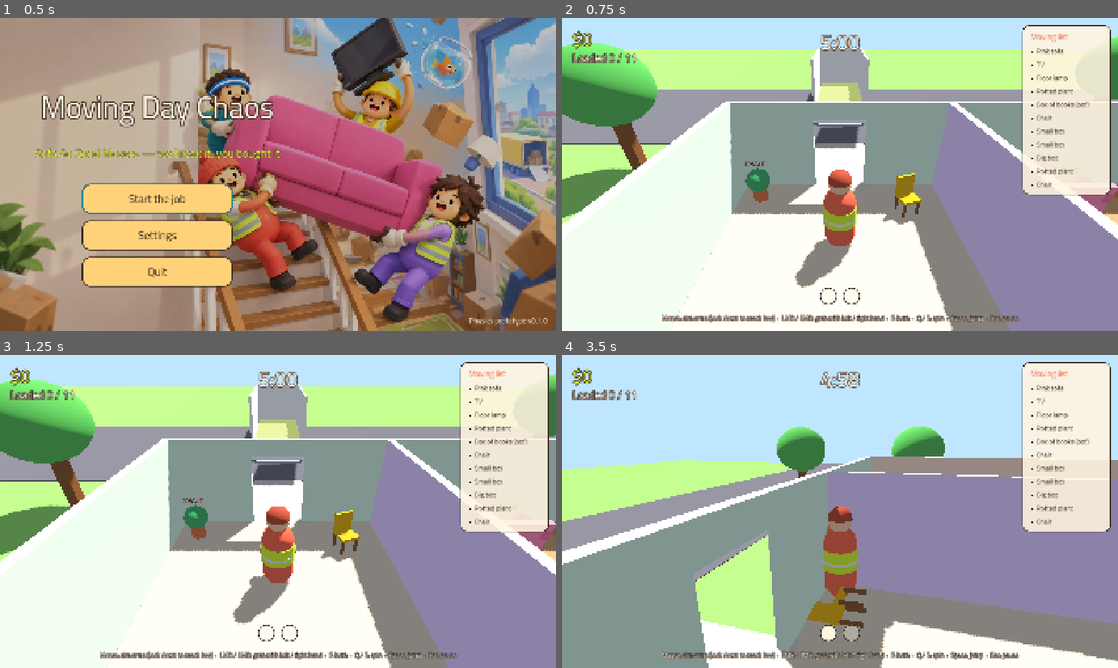
Above: before the commit, frames 1-4 (two rows, left to right).
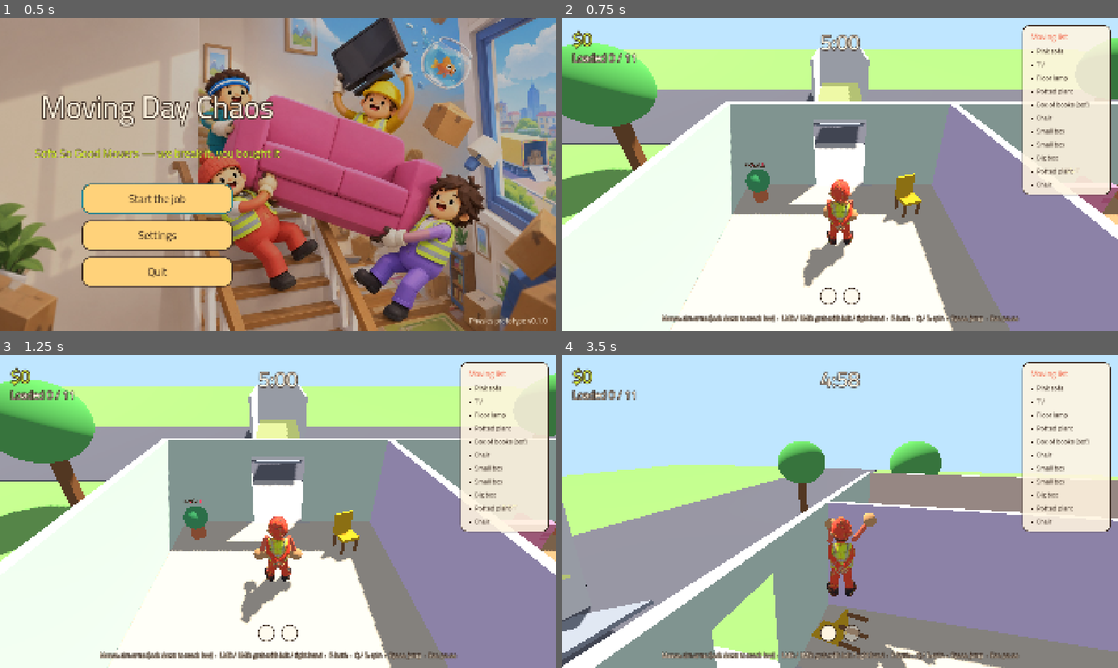
Above: after the commit, the same moments.

Repository: karmontal/moving-day-chaos
Game: Godot game, scene res://scenes/main_menu.tscn
Same seed, same stepped clock (60 frames per second), same inputs: the game is played once before the commit and once after it.
Inputs (mouse positions are in pixels of both pictures, inside the frame that each line leads up to):
- Up to frame 1 (0.5 s): no input
- Up to frame 2 (0.75 s): click "Start the job" at 0.5 s
- Up to frame 3 (1.25 s): no input
- Up to frame 4 (3.5 s): move the mouse to (867, 511) at 1.27 s; hold Space (jump) 1.28-2.03 s; hold W (move_up) from 1.28 s (still down); click (867, 511) at 1.42 s; move the mouse to (812, 511) at 2.02 s; tap F (grab_both) at 2.1 s; tap Space (jump) at 2.27, 2.3, 2.57, 3.05 s; move the mouse to (851, 505) at 2.77 s; press the mouse at (851, 505) at 2.78 s

Frame 1 is identical in both runs. In frame 2, 2.1% of the frame differs, in the area x 0-100%, y 5-100%; in frame 3, 1.6%; in frame 4, 29%, in the area x 0-100%, y 22-100%.

Commit message:
Silly movers: procedural wobble animation and 3D character models
- MoverVisual: springy lean and wobble, waddle with bounce, squash & stretch on
  jump/landing, bobblehead and googly pupils (primitive look), stepping feet,
  dizzy stars; springs sub-stepped so slow frames cannot blow them up
- Mover: walk cycle drives noodle-arm swing, arms flail up in the air, a hard
  shove or long fall makes the mover dizzy (drops items, little control)
- Gibberish voice SFX: hup (jump), oof (stumble), boing (landing)
- Four Higgsfield character models (image -> Meshy 3D, 8k tris) for the crew,
  armless by design so the physics arms attach at the shoulders;
  tools/shrink_glb.py cuts their textures to 1024 px
- Crew screenshot mode, stumble tests (180 checks)

Co-Authored-By: Claude Opus 5.5 <noreply@anthropic.com>
Claude-Session: https://claude.ai/code/session_01KwmgFTzCrhvW5Am5kgNPrt

Diff:
--- a/data/game.json
+++ b/data/game.json
@@ -9,7 +9,10 @@
     "air_control": 0.25,
     "jump_speed": 4.6,
     "turn_speed": 10.0,
-    "shoulder_offset": [0.24, 0.42, -0.05]
+    "shoulder_offset": [0.24, 0.42, -0.05],
+    "stumble_speed": 6.5,
+    "stumble_fall_speed": 8.0,
+    "dizzy_time": 1.4
   },
   "hand": {
     "radius": 0.13,
--- a/scripts/autoload/audio_manager.gd
+++ b/scripts/autoload/audio_manager.gd
@@ -4,8 +4,8 @@
 const SFX_DIR := "res://assets/audio/sfx/"
 const POOL_SIZE := 12
 ## Minimum seconds between two plays of the same sound, so physics pile-ups do not turn into noise.
-const MIN_INTERVAL := {"thud": 0.06, "grab": 0.04, "release": 0.04, "crash": 0.1, "tick": 0.5}
-const SOUNDS: Array[String] = ["grab", "release", "thud", "crash", "jump", "delivered", "click", "win", "lose", "tick", "error"]
+const MIN_INTERVAL := {"thud": 0.06, "grab": 0.04, "release": 0.04, "crash": 0.1, "tick": 0.5, "boing": 0.08, "oof": 0.3}
+const SOUNDS: Array[String] = ["grab", "release", "thud", "crash", "jump", "delivered", "click", "win", "lose", "tick", "error", "boing", "oof", "hup"]
 
 var _streams := {}
 var _players: Array[AudioStreamPlayer] = []
--- a/scripts/mover/mover.gd
+++ b/scripts/mover/mover.gd
@@ -21,12 +21,17 @@
 			h.strength = v
 var hands: Array[Hand] = []
 var on_floor := false
+## Walk cycle in radians; drives the waddle, the feet and the arm swing.
+var walk_phase := 0.0
+## > 0 while knocked silly: barely any control and the hands let go.
+var dizzy_time := 0.0
 
 var _cfg: Dictionary
 var _hand_cfg: Dictionary
 var _arms: Array[MeshInstance3D] = []
 var _jump_cooldown := 0.0
 var _jump_held := false
+var _prev_velocity := Vector3.ZERO
 
 
 func _init() -> void:
@@ -111,6 +116,7 @@
 
 func _physics_process(delta: float) -> void:
 	_check_floor()
+	_check_stumble(delta)
 	_walk(delta)
 	_drive_hands()
 	_rotate_held()
@@ -122,6 +128,23 @@
 	var to: Vector3 = from + Vector3.DOWN * (float(_cfg.height) * 0.5 + 0.12)
 	var q := PhysicsRayQueryParameters3D.create(from, to, 0b0011, [get_rid()])
 	on_floor = not get_world_3d().direct_space_state.intersect_ray(q).is_empty()
+
+
+## A big sudden shove (a flying sofa, a long fall) knocks the mover silly for a moment.
+func _check_stumble(delta: float) -> void:
+	var dv := linear_velocity - _prev_velocity
+	_prev_velocity = linear_velocity
+	dizzy_time = maxf(0.0, dizzy_time - delta)
+	var horizontal := Vector2(dv.x, dv.z).length()
+	if dizzy_time <= 0.0 and (horizontal > float(_cfg.stumble_speed) or dv.y > float(_cfg.stumble_fall_speed)):
+		stumble()
+
+
+func stumble() -> void:
+	dizzy_time = float(_cfg.dizzy_time)
+	for h in hands:
+		h.release()
+	AudioManager.play("oof", 0.12)
 
 
 func _walk(delta: float) -> void:
@@ -130,23 +153,27 @@
 	var desired := wish * float(_cfg.walk_speed)
 	var hv := Vector3(linear_velocity.x, 0.0, linear_velocity.z)
 	var limit := float(_cfg.max_move_force) * (1.0 if on_floor else float(_cfg.air_control))
+	if dizzy_time > 0.0:
+		limit *= 0.15
+	if on_floor:
+		walk_phase = fmod(walk_phase + delta * (5.5 + hv.length() * 2.2) * clampf(hv.length() / 0.4, 0.0, 1.0), TAU)
 	apply_central_force(((desired - hv) * mass * float(_cfg.accel)).limit_length(limit))
 
 	var diff := wrapf(input.yaw - rotation.y, -PI, PI)
 	angular_velocity = Vector3(0.0, diff * float(_cfg.turn_speed), 0.0)
 
 	_jump_cooldown = maxf(0.0, _jump_cooldown - delta)
-	if input.jump and not _jump_held and on_floor and _jump_cooldown <= 0.0:
+	if input.jump and not _jump_held and on_floor and _jump_cooldown <= 0.0 and dizzy_time <= 0.0:
 		linear_velocity.y = _cfg.jump_speed
 		_jump_cooldown = 0.35
-		AudioManager.play("jump", 0.1, -3.0)
+		AudioManager.play("hup", 0.12, -3.0)
 		jumped.emit()
 	_jump_held = input.jump
 
 
 func _drive_hands() -> void:
 	for h in hands:
-		var reaching := input.grab[0 if h.side < 0 else 1]
+		var reaching := input.grab[0 if h.side < 0 else 1] and dizzy_time <= 0.0
 		var sh := shoulder(h.side)
 		var target := sh + aim_offset() if reaching else _rest_target(h.side)
 		if reaching and absf(input.rotate) > 0.05:
@@ -175,8 +202,16 @@
 		item.apply_torque(Vector3.UP * torque)
 
 
+## Idle hands dangle and swing with the walk; in the air (or dizzy) they flail upwards.
 func _rest_target(side: int) -> Vector3:
-	return shoulder(side) + global_basis * Vector3(0.05 * side, -float(_hand_cfg.rest_drop), -0.2)
+	var speed := clampf(Vector2(linear_velocity.x, linear_velocity.z).length() / 4.0, 0.0, 1.0)
+	var swing := sin(walk_phase + (PI if side > 0 else 0.0)) * 0.28 * speed
+	# Beside the body, not in front, so a box you just let go of does not land on your hands.
+	var local := Vector3(0.16 * side, -float(_hand_cfg.rest_drop), -0.05 + swing)
+	if not on_floor or dizzy_time > 0.0:
+		var t := Time.get_ticks_msec() / 1000.0
+		local = Vector3(0.35 * side, 0.35 + sin(t * 13.0 + side) * 0.15, -0.05 + cos(t * 11.0 + side) * 0.15)
+	return shoulder(side) + global_basis * local
 
 
 func _update_arms() -> void:
@@ -192,60 +227,10 @@
 
 
 func _build_visuals() -> void:
-	var color := Palette.PLAYER_COLORS[color_index]
-	var h := float(_cfg.height)
-	var r := float(_cfg.radius)
-	var body := MeshInstance3D.new()
-	var cm := CapsuleMesh.new()
-	cm.radius = r
-	cm.height = h
-	cm.material = _mat(color)
-	body.mesh = cm
-	add_child(body)
-	var vest := MeshInstance3D.new()
-	var vm := CylinderMesh.new()
-	vm.top_radius = r + 0.025
-	vm.bottom_radius = r + 0.03
-	vm.height = 0.42
-	vm.material = _mat(Palette.HIVIS)
-	vest.mesh = vm
-	vest.position = Vector3(0, 0.12, 0)
-	add_child(vest)
-	var stripe := MeshInstance3D.new()
-	var sm := CylinderMesh.new()
-	sm.top_radius = r + 0.035
-	sm.bottom_radius = r + 0.035
-	sm.height = 0.06
-	sm.material = _mat(Color("e8e8e8"))
-	stripe.mesh = sm
-	stripe.position = Vector3(0, 0.08, 0)
-	add_child(stripe)
-	var head := MeshInstance3D.new()
-	var hm := SphereMesh.new()
-	hm.radius = 0.24
-	hm.height = 0.46
-	hm.material = _mat(Palette.SKIN)
-	head.mesh = hm
-	head.position = Vector3(0, h * 0.5 + 0.12, 0)
-	add_child(head)
-	var hat := MeshInstance3D.new()
-	var hatm := SphereMesh.new()
-	hatm.radius = 0.25
-	hatm.height = 0.25
-	hatm.is_hemisphere = true
-	hatm.material = _mat(color.darkened(0.25))
-	hat.mesh = hatm
-	hat.position = head.position + Vector3(0, 0.05, 0)
-	add_child(hat)
-	for side in [-1, 1]:
-		var eye := MeshInstance3D.new()
-		var em := SphereMesh.new()
-		em.radius = 0.04
-		em.height = 0.08
-		em.material = _mat(Color("1d1d24"))
-		eye.mesh = em
-		eye.position = head.position + Vector3(0.085 * side, 0.0, -0.215)
-		add_child(eye)
+	var visual := MoverVisual.new()
+	visual.name = "Visual"
+	visual.mover = self
+	add_child(visual)
 
 
 static func _mat(c: Color) -> StandardMaterial3D:
--- /dev/null
+++ b/scripts/mover/mover_visual.gd
@@ -0,0 +1,248 @@
+class_name MoverVisual
+extends Node3D
+## Everything that makes a mover look silly, all procedural and visual-only (the physics body
+## stays an upright capsule): springy lean, waddle and bounce, squash & stretch, a lagging
+## bobblehead, googly pupils, stepping feet and dizzy stars. Uses an imported character model
+## (assets/models/mover_<n>.glb) when one exists, otherwise primitive shapes.
+
+const MODEL_PATH := "res://assets/models/mover_%d.glb"
+
+var mover: Mover
+
+var _body := Node3D.new()   # pivots at the feet: waddle, lean, squash
+var _head := Node3D.new()   # bobblehead (primitive look only)
+var _pupils: Array[Node3D] = []
+var _feet: Array[Node3D] = []
+var _stars := Node3D.new()
+
+var _tilt := Vector2.ZERO     # x = pitch, y = roll
+var _tilt_vel := Vector2.ZERO
+var _squash := 0.0
+var _squash_vel := 0.0
+var _head_off := Vector3.ZERO
+var _head_vel := Vector3.ZERO
+var _pupil_off := Vector2.ZERO
+var _pupil_vel := Vector2.ZERO
+var _prev_vel := Vector3.ZERO
+var _was_on_floor := true
+var _fall_speed := 0.0
+var _time := 0.0
+var _head_base := Vector3.ZERO
+var _h := 1.55
+var _r := 0.34
+
+
+func _ready() -> void:
+	var cfg: Dictionary = Data.game.mover
+	_h = cfg.height
+	_r = cfg.radius
+	_body.position.y = -_h * 0.5
+	add_child(_body)
+	var color := Palette.PLAYER_COLORS[mover.color_index]
+	var path := MODEL_PATH % mover.color_index
+	if ResourceLoader.exists(path):
+		_build_model(load(path))
+	else:
+		_build_primitives(color)
+		_build_feet()
+	_build_stars()
+	mover.jumped.connect(func() -> void: _squash_vel += 5.0)
+
+
+func _process(delta: float) -> void:
+	if delta <= 0.0:
+		return
+	var basis_inv := mover.global_basis.inverse()
+	var v := mover.linear_velocity
+	var local_a := basis_inv * ((v - _prev_vel) / delta)
+	_prev_vel = v
+	# Springs are integrated in small fixed steps: one long frame (a slow phone, a hitch)
+	# would otherwise make them explode.
+	var steps := clampi(ceili(delta / (1.0 / 60.0)), 1, 8)
+	for i in steps:
+		_step(delta / steps, basis_inv * v, local_a)
+
+
+func _step(delta: float, local_v: Vector3, local_a: Vector3) -> void:
+	_time += delta
+	var v := mover.linear_velocity
+	var hspeed := Vector2(local_v.x, local_v.z).length()
+	var waddle := clampf(hspeed / 4.0, 0.0, 1.0) * (1.0 if mover.on_floor else 0.3)
+	var phase := mover.walk_phase
+
+	# Lean into motion on an underdamped spring, so stops and turns wobble.
+	var target := Vector2(clampf(local_v.z * 0.05 + local_a.z * 0.012, -0.45, 0.45),
+		clampf(-local_v.x * 0.05 - local_a.x * 0.012, -0.45, 0.45))
+	_tilt_vel += ((target - _tilt) * 140.0 - _tilt_vel * 8.0) * delta
+	_tilt += _tilt_vel * delta
+	var pitch := _tilt.x
+	var roll := _tilt.y + sin(phase) * 0.17 * waddle
+	var yaw := sin(phase) * 0.12 * waddle
+	if mover.dizzy_time > 0.0:
+		roll += sin(_time * 9.0) * 0.45
+		pitch += cos(_time * 7.0) * 0.3
+
+	# Squash on landing, stretch on take-off.
+	if not mover.on_floor:
+		_fall_speed = maxf(_fall_speed, -v.y)
+	elif not _was_on_floor and _fall_speed > 1.5:
+		_squash_vel -= clampf(_fall_speed * 1.6, 0.0, 9.0)
+		AudioManager.play("boing", 0.15, -6.0, clampf(1.4 - _fall_speed * 0.08, 0.8, 1.3))
+	if mover.on_floor:
+		_fall_speed = 0.0
+	_was_on_floor = mover.on_floor
+	_squash_vel += (-_squash * 220.0 - _squash_vel * 11.0) * delta
+	_squash = clampf(_squash + _squash_vel * delta, -0.35, 0.35)
+
+	var bob := absf(sin(phase)) * 0.07 * waddle
+	_body.position = Vector3(0.0, -_h * 0.5 + bob, 0.0)
+	_body.rotation = Vector3(pitch, yaw, roll)
+	_body.scale = Vector3(1.0 - _squash * 0.5, 1.0 + _squash, 1.0 - _squash * 0.5)
+
+	# Bobblehead and googly pupils lag behind the body's acceleration.
+	_head_vel += (-_head_off * 90.0 - _head_vel * 6.0 - local_a * 0.04) * delta
+	_head_off = (_head_off + _head_vel * delta).limit_length(0.12)
+	_head.position = _head_base + Vector3(_head_off.x, _head_off.y * 0.5, _head_off.z)
+	_head.rotation = Vector3(_head_off.z * 2.5, 0.0, -_head_off.x * 3.0)
+	_pupil_vel += (-_pupil_off * 160.0 - _pupil_vel * 5.0 - Vector2(local_a.x, -local_a.y) * 0.02) * delta
+	_pupil_off = (_pupil_off + _pupil_vel * delta).limit_length(0.022)
+	for i in _pupils.size():
+		_pupils[i].position = Vector3(_pupil_off.x, _pupil_off.y, 0.0)
+
+	# Little feet shuffle in step with the waddle.
+	for i in _feet.size():
+		var s := sin(phase + PI * i)
+		_feet[i].position = Vector3((-0.13 if i == 0 else 0.13), 0.05 + maxf(0.0, s) * 0.09 * waddle, -s * 0.16 * waddle)
+
+	_stars.visible = mover.dizzy_time > 0.0
+	if _stars.visible:
+		_stars.rotation.y = _time * 6.0
+
+
+func _build_model(scene: PackedScene) -> void:
+	var model := scene.instantiate() as Node3D
+	# Fit the model's height to the capsule (feet at 0) whatever scale it was exported at.
+	var aabb := _merged_aabb(model)
+	var scale_f := (_h + 0.25) / maxf(aabb.size.y, 0.01)
+	model.scale = Vector3.ONE * scale_f
+	model.position = Vector3(-aabb.get_center().x * scale_f, -aabb.position.y * scale_f, -aabb.get_center().z * scale_f)
+	model.rotation.y = PI  # generated models face +Z; movers face -Z
+	_body.add_child(model)
+	_head_base = Vector3(0, _h, 0)
+	_body.add_child(_head)
+
+
+func _build_primitives(color: Color) -> void:
+	var body := _mesh(_capsule(_r, _h), color)
+	body.position.y = _h * 0.5
+	_body.add_child(body)
+	var vest := _mesh(_cylinder(_r + 0.025, _r + 0.03, 0.42), Palette.HIVIS)
+	vest.position.y = _h * 0.5 + 0.12
+	_body.add_child(vest)
+	var stripe := _mesh(_cylinder(_r + 0.035, _r + 0.035, 0.06), Color("e8e8e8"))
+	stripe.position.y = _h * 0.5 + 0.08
+	_body.add_child(stripe)
+	var zipper := _mesh(_box(Vector3(0.03, 0.5, 0.02)), color.darkened(0.3))
+	zipper.position = Vector3(0, _h * 0.5 - 0.15, -_r + 0.005)
+	_body.add_child(zipper)
+
+	_head_base = Vector3(0, _h + 0.12, 0)
+	_body.add_child(_head)
+	_head.add_child(_mesh(_sphere(0.25), Palette.SKIN))
+	var hat := _mesh(_sphere(0.26, true), color.darkened(0.25))
+	hat.position.y = 0.05
+	_head.add_child(hat)
+	var pom := _mesh(_sphere(0.07), Color.WHITE)
+	pom.position.y = 0.3
+	_head.add_child(pom)
+	for side in [-1, 1]:
+		var eye := _mesh(_sphere(0.075), Color.WHITE)
+		eye.position = Vector3(0.09 * side, 0.02, -0.2)
+		_head.add_child(eye)
+		var pupil_root := Node3D.new()
+		pupil_root.position = Vector3(0, 0, -0.055)
+		eye.add_child(pupil_root)
+		pupil_root.add_child(_mesh(_sphere(0.035), Color("1d1d24")))
+		_pupils.append(pupil_root)
+	var smile := _mesh(_cylinder(0.07, 0.07, 0.02), Color("7a2f2a"))
+	smile.rotation = Vector3(PI * 0.5, 0, 0)
+	smile.scale = Vector3(1.0, 1.0, 0.45)
+	smile.position = Vector3(0, -0.09, -0.225)
+	_head.add_child(smile)
+
+
+func _build_feet() -> void:
+	for i in 2:
+		var foot := Node3D.new()
+		_body.add_child(foot)
+		var boot := _mesh(_box(Vector3(0.16, 0.1, 0.26)), Color("3a2f2a"))
+		boot.position = Vector3(0, 0, -0.04)
+		foot.add_child(boot)
+		_feet.append(foot)
+
+
+func _build_stars() -> void:
+	_stars.position = Vector3(0, _h + 0.55, 0)
+	_body.add_child(_stars)
+	for k in 3:
+		var star := _mesh(_sphere(0.06), Palette.BUTTON)
+		star.position = Vector3(cos(TAU * k / 3.0), 0.0, sin(TAU * k / 3.0)) * 0.3
+		_stars.add_child(star)
+	_stars.visible = false
+
+
+static func _merged_aabb(root: Node) -> AABB:
+	var out := AABB()
+	var first := true
+	for n in root.find_children("*", "MeshInstance3D", true, false):
+		var mi := n as MeshInstance3D
+		var t := Transform3D()
+		var p: Node = mi
+		while p != root and p is Node3D:
+			t = (p as Node3D).transform * t
+			p = p.get_parent()
+		var box := t * mi.get_aabb()
+		out = box if first else out.merge(box)
+		first = false
+	return out
+
+
+static func _mesh(m: PrimitiveMesh, c: Color) -> MeshInstance3D:
+	var mat := StandardMaterial3D.new()
+	mat.albedo_color = c
+	mat.roughness = 0.8
+	m.material = mat
+	var mi := MeshInstance3D.new()
+	mi.mesh = m
+	return mi
+
+
+static func _capsule(r: float, h: float) -> CapsuleMesh:
+	var m := CapsuleMesh.new()
+	m.radius = r
+	m.height = h
+	return m
+
+
+static func _cylinder(top: float, bottom: float, h: float) -> CylinderMesh:
+	var m := CylinderMesh.new()
+	m.top_radius = top
+	m.bottom_radius = bottom
+	m.height = h
+	return m
+
+
+static func _sphere(r: float, hemisphere := false) -> SphereMesh:
+	var m := SphereMesh.new()
+	m.radius = r
+	m.height = r if hemisphere else r * 2.0
+	m.is_hemisphere = hemisphere
+	m.radial_segments = 16
+	m.rings = 8
+	return m
+
+
+static func _box(size: Vector3) -> BoxMesh:
+	var m := BoxMesh.new()
+	m.size = size
+	return m
--- a/tests/test_runner.gd
+++ b/tests/test_runner.gd
@@ -172,11 +172,23 @@
 		await _wait(0.6)
 		var yaw0 := box.global_rotation.y
 		m.input.rotate = 1.0
-		await _wait(0.5)
-		check(absf(wrapf(box.global_rotation.y - yaw0, -PI, PI)) > 0.3, "Q/E spins the held box")
+		await _wait(0.9)
+		var turned := absf(wrapf(box.global_rotation.y - yaw0, -PI, PI))
+		check(turned > 0.3, "Q/E spins the held box (%.2f rad, hands %s/%s, dizzy %.2f)" % [turned, m.hands[0].held != null, m.hands[1].held != null, m.dizzy_time])
 	else:
 		check(false, "re-grab for rotation test")
 	m.input.rotate = 0.0
+	# A hard shove knocks the mover silly: hands let go, control comes back after a moment.
+	m.input.pitch = -1.05
+	m.input.grab = [true, true]
+	await _wait(0.6)
+	m.linear_velocity = Vector3(9, 0, 0)
+	await _wait(0.1)
+	check(m.dizzy_time > 0.0, "a big shove makes the mover dizzy")
+	check(m.held_items().is_empty(), "dizzy movers drop what they hold")
+	await _wait(1.6)
+	check(m.dizzy_time == 0.0, "dizziness wears off")
+	check(m.has_node("Visual"), "mover has its silly visual rig")
 	# Jump.
 	m.input.grab = [false, false]
 	await _wait(0.5)
--- a/tools/screenshot.gd
+++ b/tools/screenshot.gd
@@ -2,7 +2,7 @@
 ## Renders a scene and saves a PNG (needs a display or xvfb, not --headless). Example:
 ##   xvfb-run -s "-screen 0 1920x1080x24" godot --path . --rendering-driver opengl3 res://tools/screenshot.tscn -- mission out.png [ar] [seconds]
 ## Scenes: menu, mission (a bot carries furniture), overview (wide shot of the level),
-## sofa (two movers carrying the sofa), results, settings, touch (phone controls over the carry scene).
+## sofa (two movers carrying the sofa), crew (all four movers), results, settings, touch (phone controls over the carry scene).
 
 var _mission: Mission = null
 
@@ -43,6 +43,8 @@
 					_mission.rig.spring.collision_mask = 0
 				"sofa":
 					await _sofa_scene()
+				"crew":
+					await _crew_scene()
 				"results":
 					await _seconds(1.0)
 					for item in _mission.items.slice(0, 7):
@@ -80,6 +82,28 @@
 	m.input.move = Vector2.ZERO
 
 
+## All four movers lined up on the front path, facing the camera.
+func _crew_scene() -> void:
+	_mission.rig.controls_mover = false
+	_mission.hud.visible = false
+	var movers: Array[Mover] = [_mission.movers[0]]
+	for i in 3:
+		movers.append(_mission.spawn_mover(Vector3.ZERO))
+	for i in 4:
+		movers[i].spawn_at(Vector3(-1.0 + i * 1.15, 0, 2.6), 0.0)
+		movers[i].input.yaw = 0.0
+		movers[i].input.pitch = -0.4
+	_mission.rig.set_process(false)
+	_mission.rig.global_position = Vector3(0.72, 1.1, 2.6)
+	_mission.rig.rotation = Vector3(-0.12, PI, 0)
+	_mission.rig.spring.spring_length = 4.4
+	await _seconds(0.5)
+	# One waves its arms, one jumps, to show off the silliness.
+	movers[1].input.grab = [true, false]
+	movers[1].input.pitch = 0.3
+	movers[3].input.jump = true
+
+
 func _sofa_scene() -> void:
 	var sofa: Grabbable = _mission.items.filter(func(g: Grabbable) -> bool: return g.item_id == "sofa")[0]
 	var a := _mission.movers[0]
Not shown, added: assets/audio/sfx/boing.wav.import
Not shown, added: assets/audio/sfx/hup.wav.import
Not shown, added: assets/audio/sfx/oof.wav.import
Binary file added: assets/models/mover_0.glb
Not shown, added: assets/models/mover_0.glb.import
Binary file added: assets/models/mover_0_0.jpg
Not shown, added: assets/models/mover_0_0.jpg.import
Binary file added: assets/models/mover_1.glb
Not shown, added: assets/models/mover_1.glb.import
Binary file added: assets/models/mover_1_0.jpg
Not shown, added: assets/models/mover_1_0.jpg.import
Binary file added: assets/models/mover_2.glb
(and 20 more such lines)
